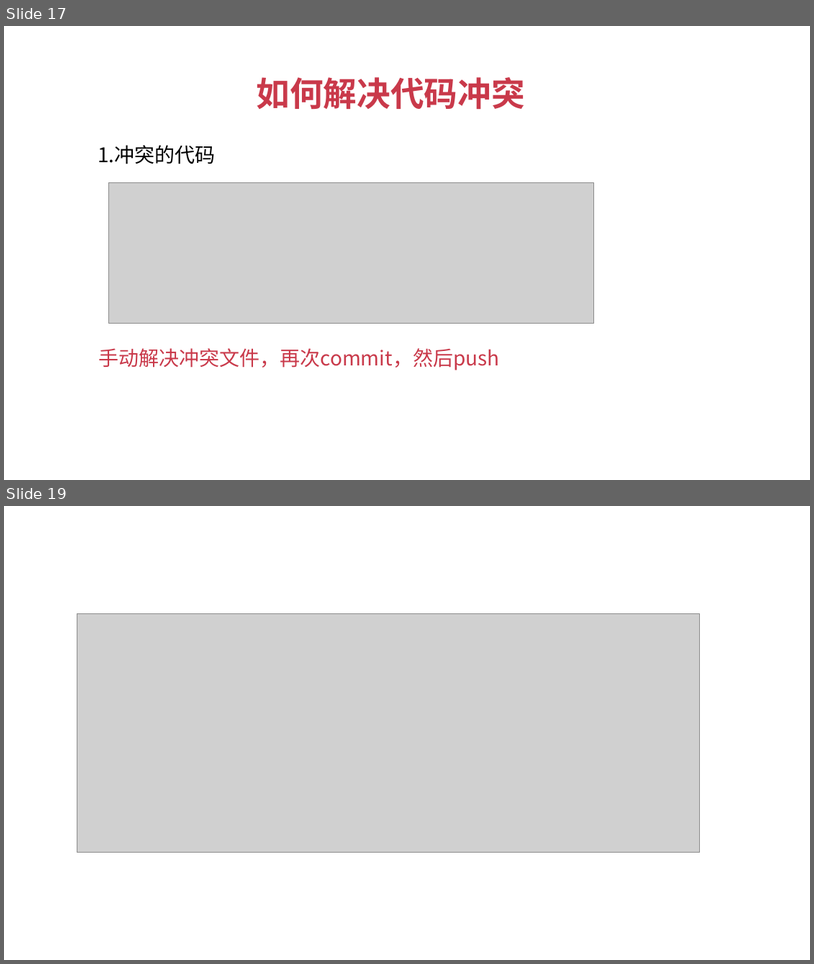
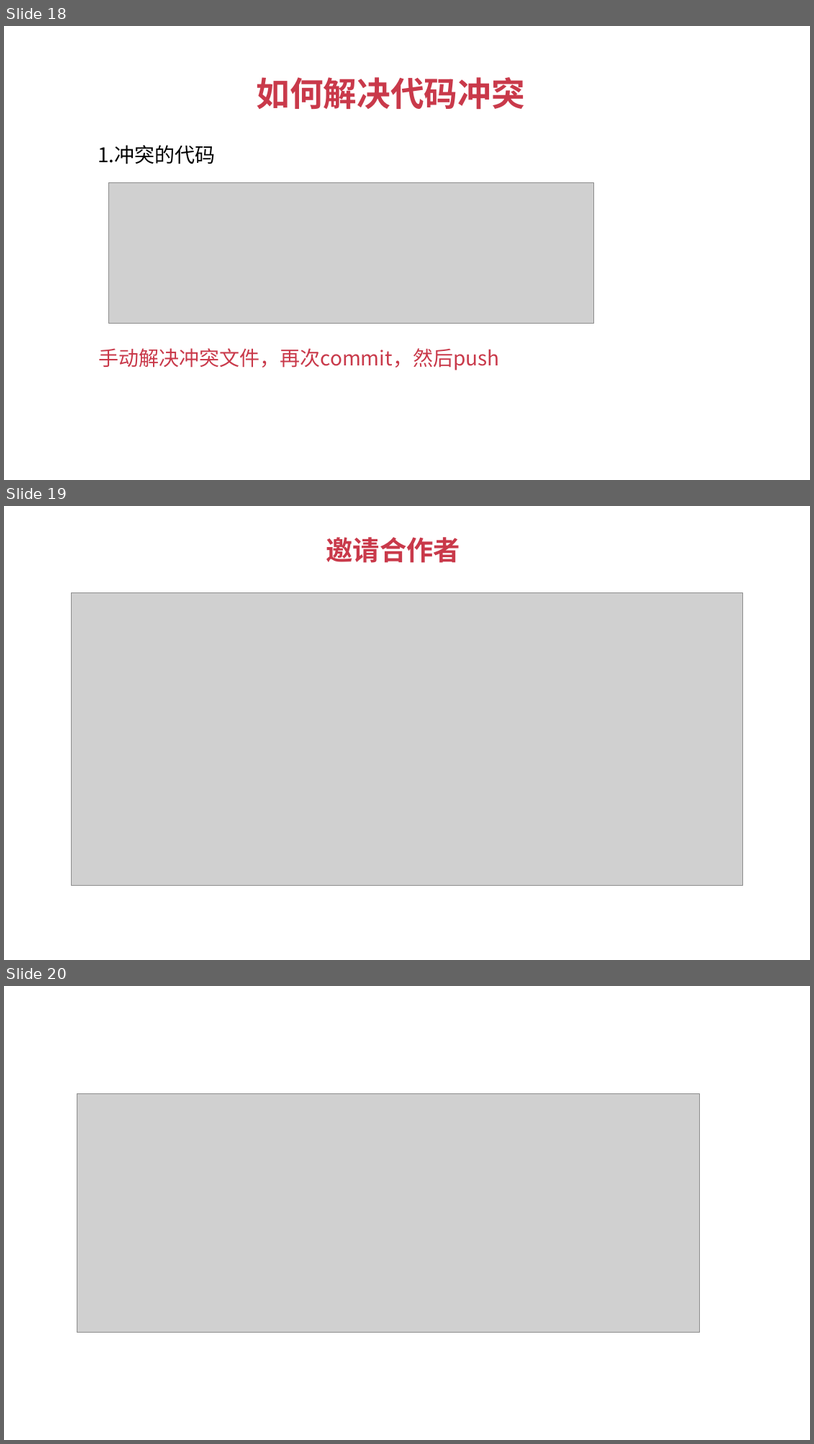
Before and after one commit to JSFFZL/Courseware-PPT, a slide deck: github.pptx. Shown one above the other, each under a label of ours: slides 17 and 19 before the commit, slides 18, 19 and 20 after it; the slides between them are not shown. The pictures are 814x964 and 814x1444 pixels, drawn with LibreOffice and Linux fonts; fonts in the diff are those of the drawing; grey boxes stand for pictures; background and template pictures are left out. Boxes give left, top, right and bottom in pixels: in the first picture for what was removed or moved away, otherwise in the second. Text is boxed around its words. In the diff, an @@ line names an element or a change of style, - is before the commit and + after.

```diff
--- a/github.pptx
+++ b/github.pptx
@@ slide 19 added at (4, 506, 810, 960), background #FFFFFF @@
@@ text added at (327, 537, 461, 563), 24 pt, text #C9394A, bold @@
+邀请合作者
@@ picture added at (71, 593, 743, 885) @@
@@ what was slide 17 is now slide 18 @@
@@ what was slide 19 is now slide 20 @@
```
Also in this commit, not shown: 4 slides changed, 1 other slide added, 1 slide removed, 2 other files.
